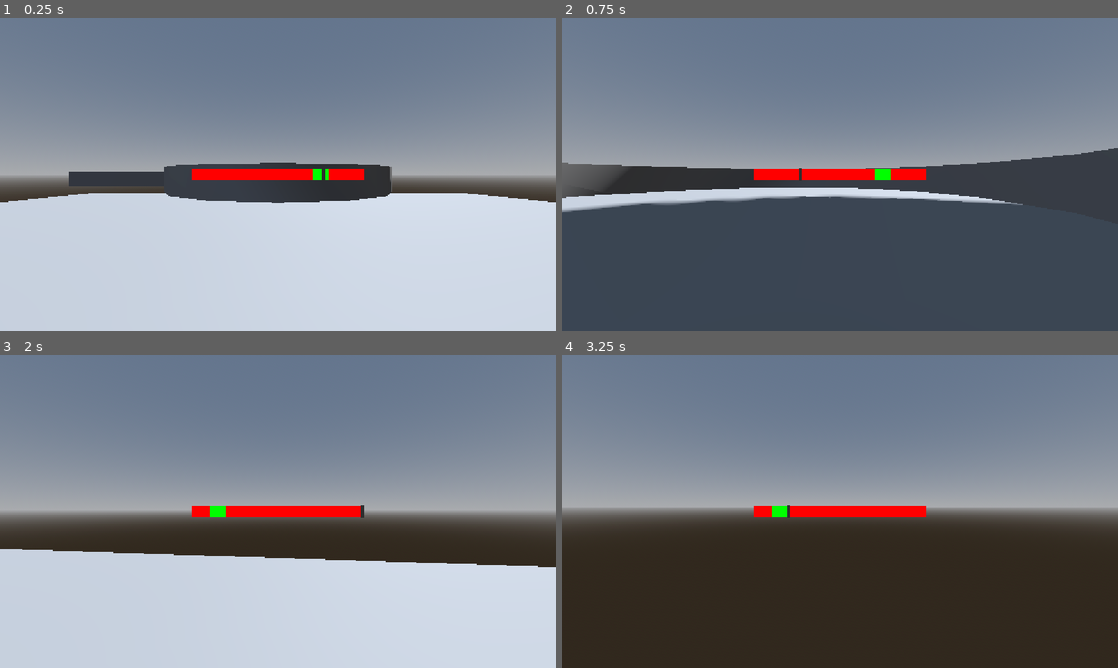
Above: before the commit, frames 1-4 (two rows, left to right).
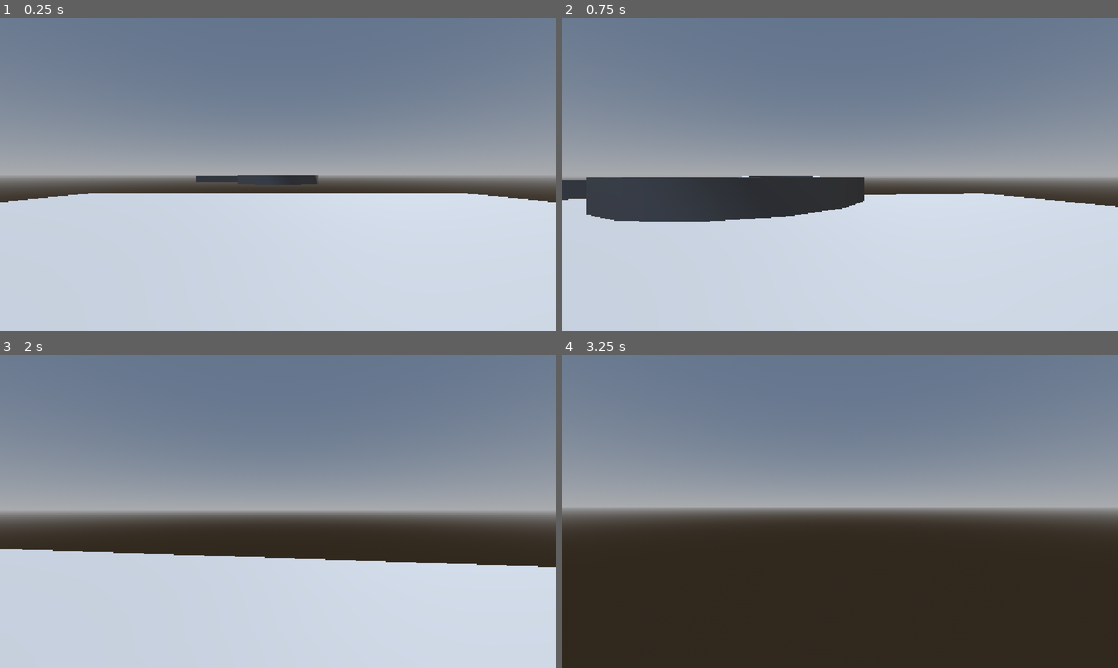
Above: after the commit, the same moments.

Repository: Surresteel/godot_gmtk_jam_july_2026
Game: Godot game, scene res://Testes/QASmoke.tscn
Same seed, same stepped clock (60 frames per second), same inputs: the game is played once before the commit and once after it.
Inputs (mouse positions are in pixels of both pictures, inside the frame that each line leads up to):
- Up to frame 1 (0.25 s): no input
- Up to frame 2 (0.75 s): tap Enter at 0.5 s; move the mouse to (867, 174) at 0.52 s; press the mouse at (867, 174) at 0.53 s; hold W (forward) from 0.53 s (still down)
- Up to frame 3 (2 s): keep holding W (forward); tap Space (jump) at 0.77, 1.52 s; right-click (305, 511) at 0.8 s; move the mouse to (250, 511) at 1.27 s; release the mouse at (250, 511) at 1.28 s; right-click (250, 511) at 1.35 s; click (250, 511) at 1.55 s
- Up to frame 4 (3.25 s): keep holding W (forward); move the mouse to (851, 505) at 2.02 s; press the mouse at (851, 505) at 2.03 s; right-click (851, 505) at 2.3 s; move the mouse to (834, 517) at 2.77 s; release the mouse at (834, 517) at 2.78 s; right-click (834, 517) at 2.85 s; tap Space (jump) at 3.02 s; click (834, 517) at 3.05 s

The runs differ from the first frame. In frame 1, 4.4% of the frame differs, in the area x 12-71%, y 46-60%; in frame 2, 49%, in the area x 0-100%, y 41-100%; in frame 3, 1.1%; in frame 4, 1.1%.

Commit message:
character controller stuff

Diff:
--- a/Cooking/FryingPan/frying_pan.gd
+++ b/Cooking/FryingPan/frying_pan.gd
@@ -5,7 +5,7 @@
 
 @onready var precision_minigame_ui: Control = $CanvasLayer/precision_minigame_ui
 
-var active: bool = true
+var active: bool = false
 
 @onready var cooldown_timer: Timer = $"Cooldown Timer"
 @onready var timer: Timer = $"Precision Timer"
@@ -79,8 +79,11 @@
 	reset(1)
 
 func activate() -> void:
+	if active:
+		return
 	active = true
 	precision_minigame_ui.visible = true
+	reset(1)
 
 func deactivate() -> void:
 	active = false
--- a/Cooking/FryingPan/frying_pan.tscn
+++ b/Cooking/FryingPan/frying_pan.tscn
@@ -3,6 +3,7 @@
 [ext_resource type="Script" uid="uid://bqau8qwhogedj" path="res://Cooking/FryingPan/frying_pan.gd" id="1_ckwe8"]
 [ext_resource type="Script" uid="uid://hd08ag0h56gx" path="res://Cooking/FryingPan/PrecisionGameUI.gd" id="2_ji5t8"]
 [ext_resource type="PackedScene" uid="uid://v4a8273qwfva" path="res://Cooking/Heat Area/heat_area.tscn" id="3_yh7qs"]
+[ext_resource type="Script" uid="uid://c0x3t0rb11ugq" path="res://interactable.gd" id="4_yh7qs"]
 
 [sub_resource type="ArrayMesh" id="ArrayMesh_oqu74"]
 _surfaces = [{
@@ -18,12 +19,16 @@
 [sub_resource type="SphereShape3D" id="SphereShape3D_f7fki"]
 radius = 0.47306508
 
+[sub_resource type="SphereShape3D" id="SphereShape3D_ve6rv"]
+radius = 0.26782867
+
 [node name="Frying Pan" type="Node3D" unique_id=1945656068]
 script = ExtResource("1_ckwe8")
 precision_position = 0.75
 grace_amount = 0.05
 
 [node name="mesh" type="MeshInstance3D" parent="." unique_id=258898070]
+transform = Transform3D(0.4, 0, 0, 0, 0.4, 0, 0, 0, 0.4, 0, 0, 0)
 mesh = SubResource("ArrayMesh_oqu74")
 
 [node name="Precision Timer" type="Timer" parent="." unique_id=1104606294]
@@ -37,6 +42,7 @@
 [node name="CanvasLayer" type="CanvasLayer" parent="." unique_id=1458968137]
 
 [node name="precision_minigame_ui" type="Control" parent="CanvasLayer" unique_id=1938833400]
+visible = false
 layout_mode = 3
 anchors_preset = 15
 anchor_right = 1.0
@@ -94,5 +100,15 @@
 [node name="CollisionShape3D" type="CollisionShape3D" parent="HeatArea" unique_id=539909591]
 shape = SubResource("SphereShape3D_f7fki")
 
+[node name="Interactable" type="Area3D" parent="." unique_id=1833764178]
+collision_layer = 4
+collision_mask = 0
+script = ExtResource("4_yh7qs")
+metadata/_custom_type_script = "uid://c0x3t0rb11ugq"
+
+[node name="Collider" type="CollisionShape3D" parent="Interactable" unique_id=228812530]
+transform = Transform3D(1, 0, 0, 0, 1, 0, 0, 0, 1, -0.06875706, 0, 0)
+shape = SubResource("SphereShape3D_ve6rv")
+
 [connection signal="timeout" from="Precision Timer" to="." method="_on_precision_timer_timeout"]
 [connection signal="timeout" from="Cooldown Timer" to="." method="_on_cooldown_timer_timeout"]
--- a/Cooking/Heat Area/heat_area.gd
+++ b/Cooking/Heat Area/heat_area.gd
@@ -11,9 +11,7 @@
 
 
 func start_cooking(current_ingridient) -> void:
-	#var cook_time = current_ingridient.get_cook_time(heat_level)
-	#cook_timer.start()
-	pass
+	_cook_timer.start()
 
 func stop_cooking() -> void:
 	_cook_timer.stop()
--- a/Testes/template character.gd
+++ b/Testes/template character.gd
@@ -3,7 +3,7 @@
 
 const SPEED = 5.0
 const JUMP_VELOCITY = 4.5
-
+const INT_COLLIDER: int = 1 << 2
 
 @onready var camera: Camera3D = $Camera3D
 
@@ -36,13 +36,48 @@
 
 	move_and_slide()
 
-func _input(event: InputEvent) -> void:
+
+func _unhandled_input(event: InputEvent) -> void:
+	if event is InputEventMouseButton:
+		var interactable = _cast_mouse_ray()
+		if event.is_action_pressed("left_click"):
+			print(interactable)
+			if interactable != null:
+				interactable.activate()
+		if event.is_action_pressed("right_click"):
+			if interactable != null:
+				interactable.deactivate()
 	if event is InputEventMouseMotion:
 		var dir = event.screen_relative
 		if dir:
 			rotation_degrees.y += dir.x * -sensitivity
 			self.rotation_degrees.x += dir.y * -sensitivity
-			if self.rotation_degrees.x >= 60:
-				self.rotation_degrees.x = 60
+			if self.rotation_degrees.x >= 90:
+				self.rotation_degrees.x = 90
 			elif self.rotation_degrees.x <= -90:
 				self.rotation_degrees.x = -90
+
+func _cast_mouse_ray() -> Interactable:
+	var vp: Viewport = get_viewport()
+	var cam: Camera3D = vp.get_camera_3d()
+	if not cam:
+		return
+
+	var m_pos: Vector2 = vp.get_mouse_position()
+	var start: Vector3 = cam.project_ray_origin(m_pos)
+	var end: Vector3 = start + cam.project_ray_normal(m_pos) * 1_000.0
+	var space_state = get_world_3d().direct_space_state
+	var query = PhysicsRayQueryParameters3D.create(start, end)
+	query.collide_with_areas = true
+	query.collide_with_bodies = false
+	query.collision_mask = INT_COLLIDER
+	var result = space_state.intersect_ray(query)
+
+	if not result:
+		return
+
+	var interact: Interactable = result["collider"]
+	if not interact:
+		return
+
+	return interact
--- a/project.godot
+++ b/project.godot
@@ -46,6 +46,16 @@
 "events": [Object(InputEventKey,"resource_local_to_scene":false,"resource_name":"","device":-1,"window_id":0,"alt_press …(191 unchanged characters)…
 ]
 }
+left_click={
+"deadzone": 0.2,
+"events": [Object(InputEventMouseButton,"resource_local_to_scene":false,"resource_name":"","device":-1,"window_id":0,"alt_pressed":false,"shift_pressed":false,"ctrl_pressed":false,"meta_pressed":false,"button_mask":1,"position":Vector2(181, 4),"global_position":Vector2(190, 52),"factor":1.0,"button_index":1,"canceled":false,"pressed":true,"double_click":false,"script":null)
+]
+}
+right_click={
+"deadzone": 0.2,
+"events": [Object(InputEventMouseButton,"resource_local_to_scene":false,"resource_name":"","device":-1,"window_id":0,"alt_pressed":false,"shift_pressed":false,"ctrl_pressed":false,"meta_pressed":false,"button_mask":2,"position":Vector2(152, 11),"global_position":Vector2(161, 59),"factor":1.0,"button_index":2,"canceled":false,"pressed":true,"double_click":false,"script":null)
+]
+}
 
 [physics]
 
